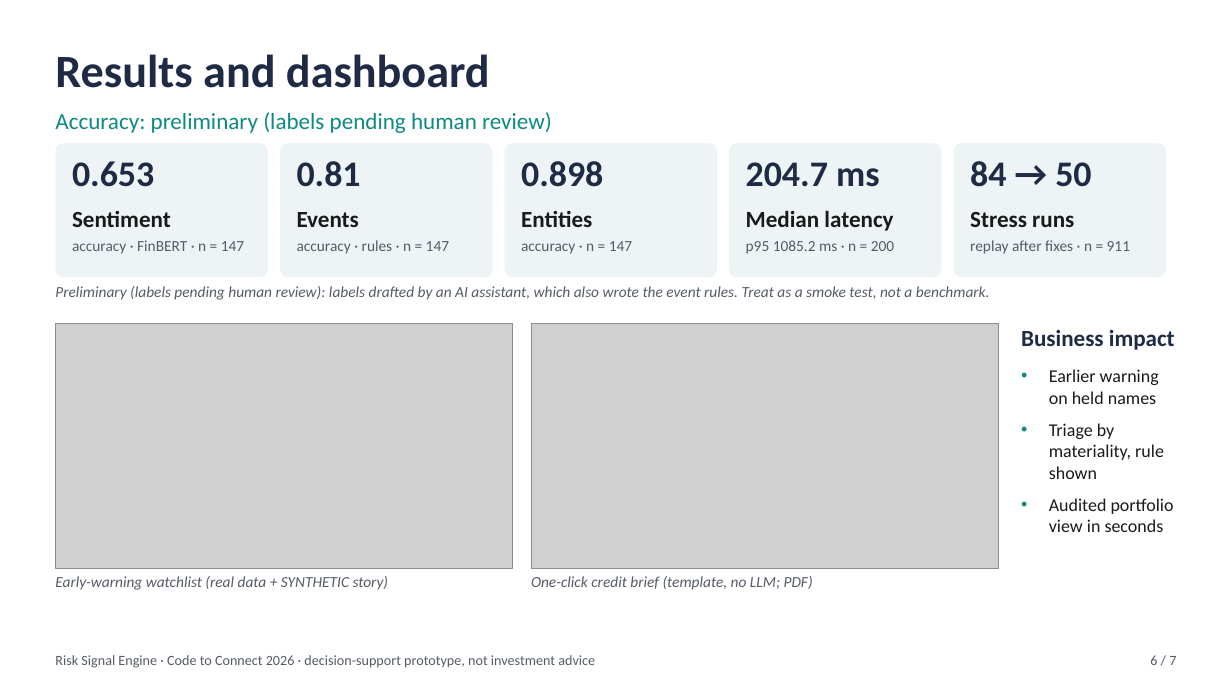
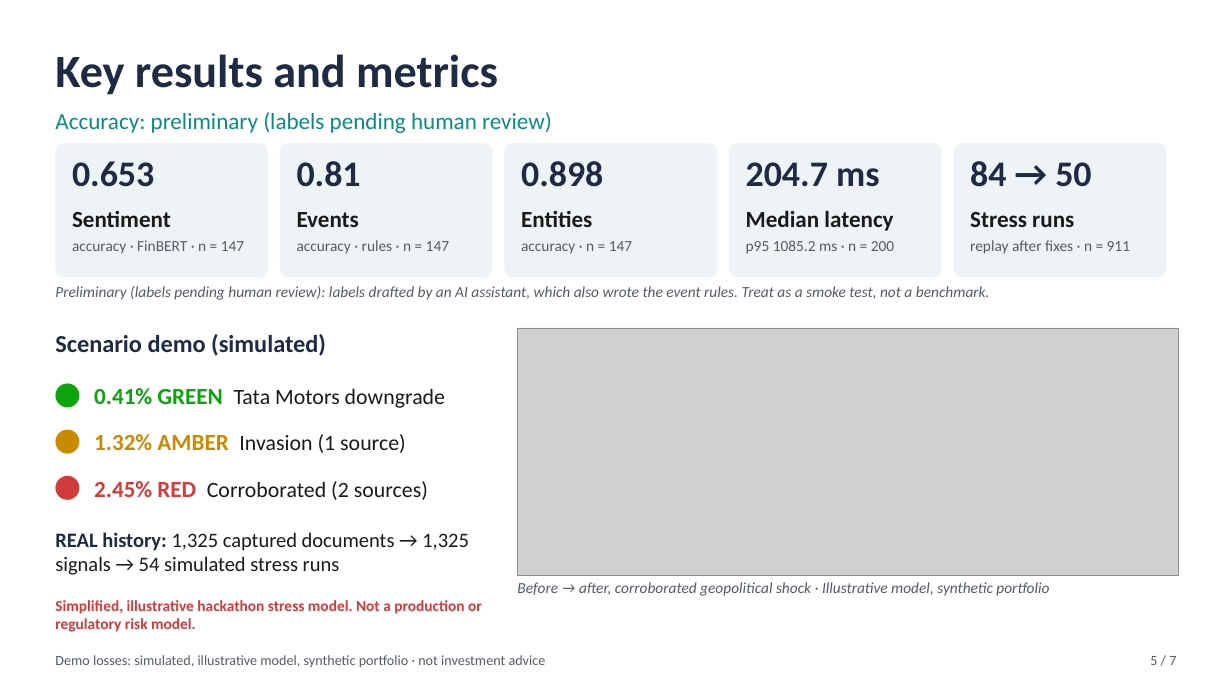
Before and after one commit to console-log-life/ABVIIITM-Gwalior-Apeksha-Jain-hackathon, a slide deck: slide 5 of docs/presentation/Risk_Signal_Engine.pptx (slide 6 before the commit). Drawn at 1232x693 pixels with LibreOffice and Linux fonts; fonts in the diff are those of the drawing; grey boxes stand for pictures. Boxes give left, top, right and bottom in pixels: in the first picture for what was removed or moved away, otherwise in the second. Text is boxed around its words. In the diff, an @@ line names an element or a change of style, - is before the commit and + after.

```diff
--- a/docs/presentation/Risk_Signal_Engine.pptx
+++ b/docs/presentation/Risk_Signal_Engine.pptx
@@ text at bbox=[55, 54, 498, 95]: text changed @@
-Results and dashboard
+Key results and metrics
@@ picture removed at bbox=[55, 323, 513, 568] @@
@@ picture: place and size @@
-picture at bbox=[531, 323, 998, 568]
+picture at bbox=[518, 328, 1178, 576]
@@ text added at bbox=[55, 334, 326, 356], 19 pt, text #1F2A44, bold @@
+Scenario demo (simulated)
@@ text removed at bbox=[1021, 330, 1175, 350] @@
-Business impact
@@ ellipse added at bbox=[55, 384, 79, 408], fill #0CA30C @@
@@ text added at bbox=[94, 388, 445, 408], 17 pt, text #1A1A1A @@
+0.41% GREEN Tata Motors downgrade
@@ text removed at bbox=[1049, 369, 1174, 532] @@
-• Earlier warning on held names
-• Triage by materiality, rule shown
-• Audited portfolio view in seconds
@@ ellipse added at bbox=[55, 430, 79, 454], fill #C98A00 @@
@@ text added at bbox=[94, 434, 406, 453], 17 pt, text #1A1A1A @@
+1.32% AMBER Invasion (1 source)
@@ ellipse added at bbox=[55, 476, 79, 500], fill #D03B3B @@
@@ text added at bbox=[94, 481, 428, 500], 17 pt, text #1A1A1A @@
+2.45% RED Corroborated (2 sources)
@@ text added at bbox=[55, 532, 469, 575], 16 pt, text #1A1A1A @@
+REAL history: 1,325 captured documents → 1,325 signals → 54 simulated stress runs
@@ text removed at bbox=[55, 576, 389, 590] @@
-Early-warning watchlist (real data + SYNTHETIC story)
@@ text added at bbox=[517, 582, 1049, 596], 12 pt, text #555B66, italic @@
+Before → after, corroborated geopolitical shock · Illustrative model, synthetic portfolio
@@ text removed at bbox=[531, 576, 813, 590] @@
-One-click credit brief (template, no LLM; PDF)
@@ text added at bbox=[55, 600, 482, 632], 12 pt, text #D03B3B, bold @@
+Simplified, illustrative hackathon stress model. Not a production or regulatory risk model.
@@ text at bbox=[55, 655, 546, 668]: text changed @@
-Risk Signal Engine · Code to Connect 2026 · decision-support prototype, not investment advice
+Demo losses: simulated, illustrative model, synthetic portfolio · not investment advice
@@ text at bbox=[1150, 656, 1176, 665]: text changed @@
-6 / 7
+5 / 7
```
Also in this commit, not shown: 5 other slides changed, 1 slide added, 1 slide removed, 13 other files.
